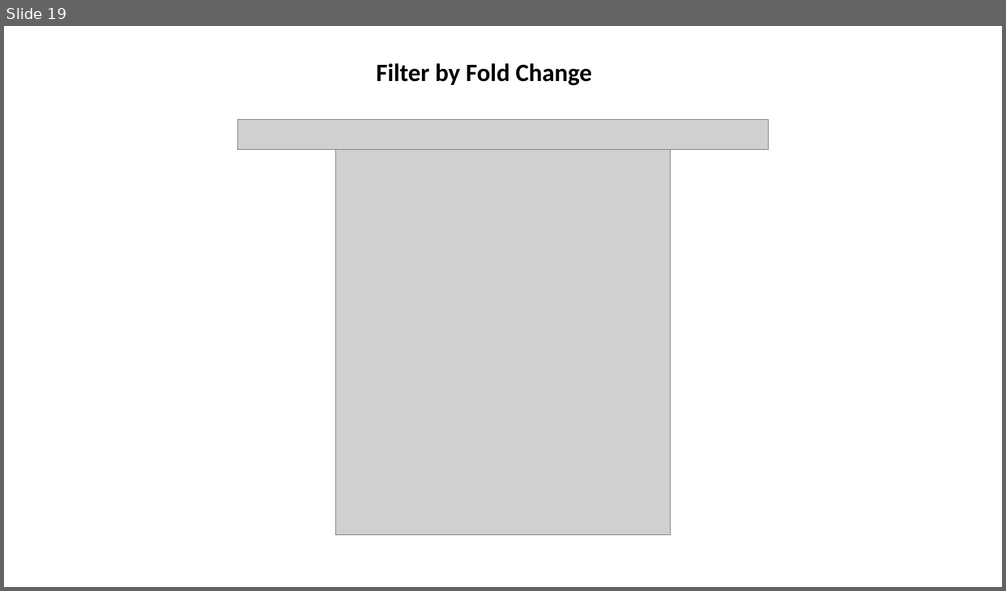
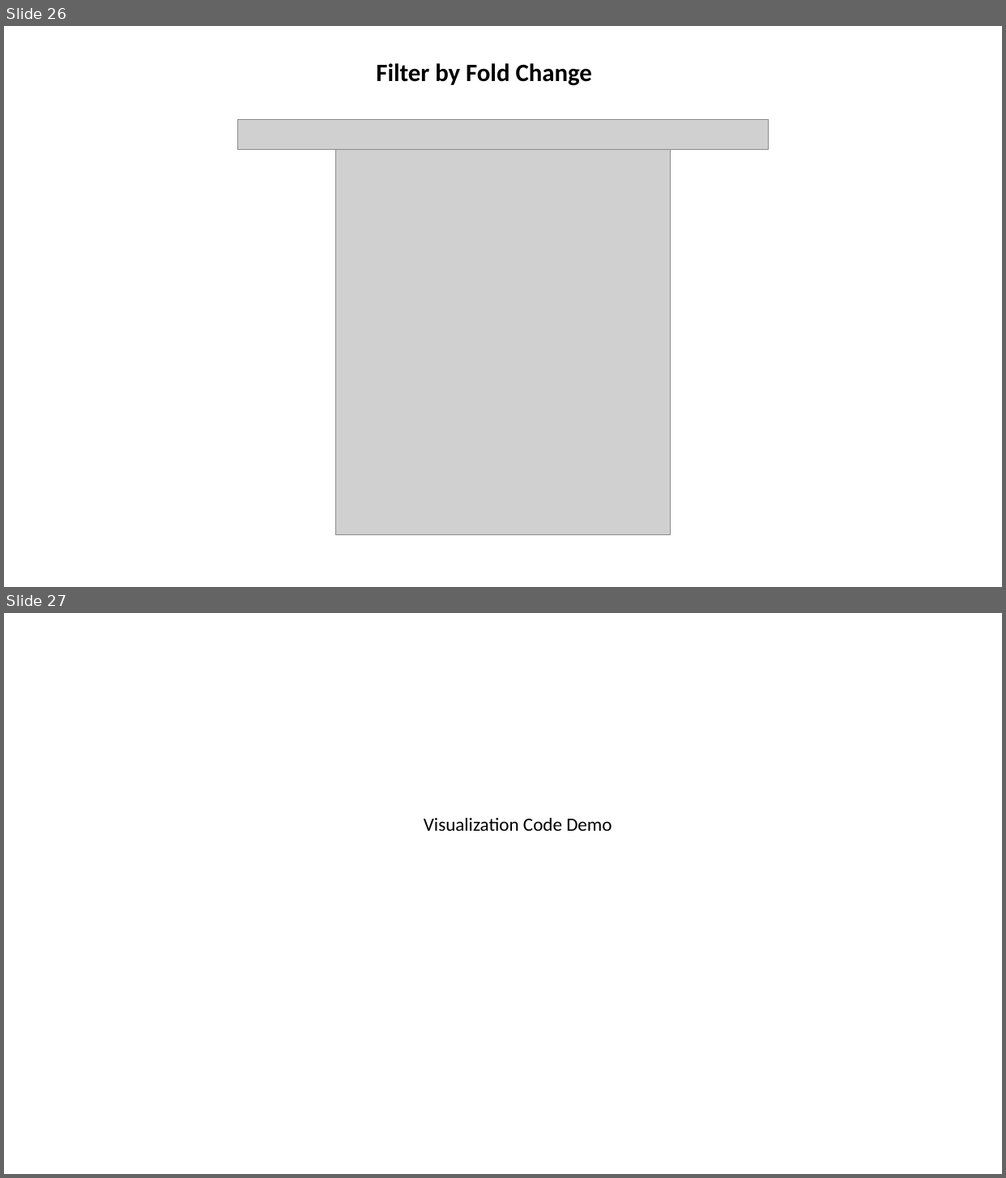
Before and after one commit to jraab/GNET749_RNAseq, a slide deck: lectures/2023_GNET749_Lecture5_QC_Viz.pptx. Shown one above the other, each under a label of ours: slide 19 before the commit, slides 26 and 27 after it. The pictures are 1006x591 and 1006x1178 pixels, drawn with LibreOffice and Linux fonts; fonts in the diff are those of the drawing; grey boxes stand for pictures. Boxes give left, top, right and bottom in pixels: in the first picture for what was removed or moved away, otherwise in the second. Text is boxed around its words. In the diff, an @@ line names an element or a change of style, - is before the commit and + after.

```diff
--- a/lectures/2023_GNET749_Lecture5_QC_Viz.pptx
+++ b/lectures/2023_GNET749_Lecture5_QC_Viz.pptx
@@ slide 27 added at <box>4,613,1002,1174</box>, background #FFFFFF @@
@@ text added at <box>424,818,612,831</box>, 18 pt, text #000000 @@
+Visualization Code Demo
@@ what was slide 19 is now slide 26 @@
```
Also in this commit, not shown: 5 slides changed, 7 other slides added, 3 other files.
